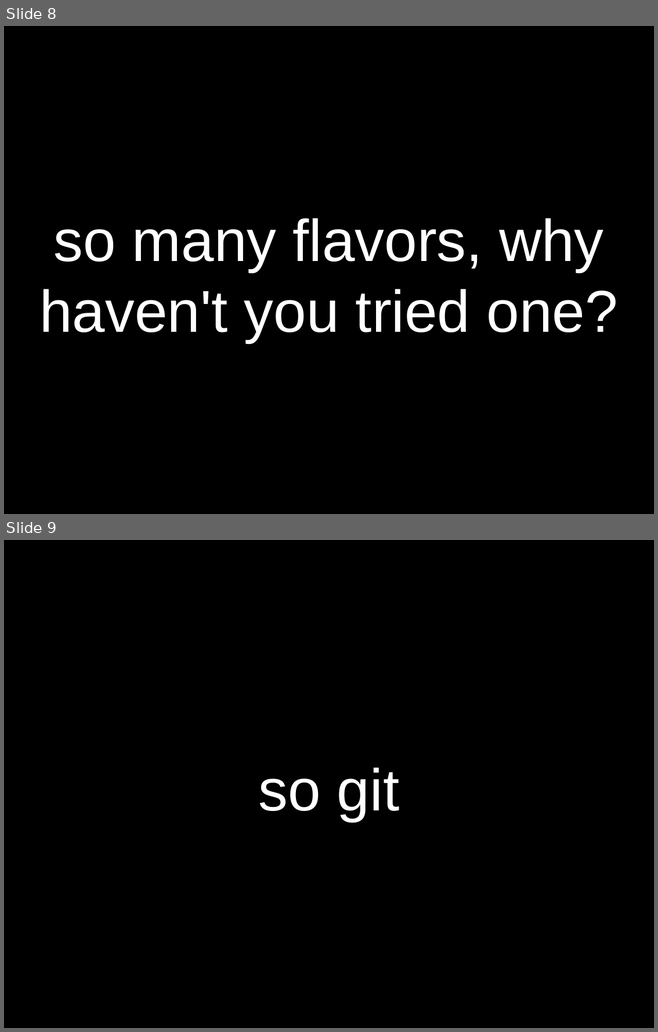
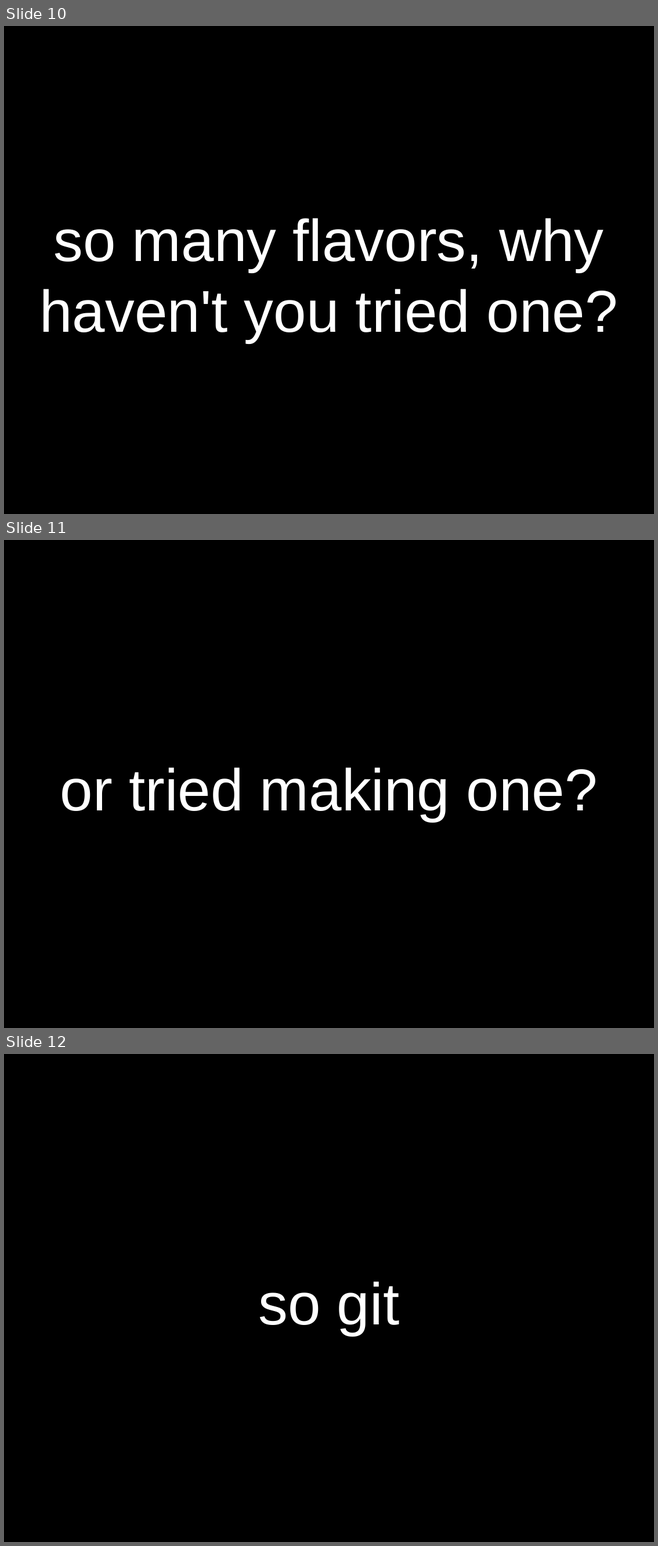
Before and after one commit to sneakin/git-presentation, a slide deck: slides.odp. Shown one above the other, each under a label of ours: slides 8 and 9 before the commit, slides 10, 11 and 12 after it. The pictures are 658x1032 and 658x1546 pixels, drawn with LibreOffice and Linux fonts; fonts in the diff are those of the drawing. Boxes give left, top, right and bottom in pixels: in the first picture for what was removed or moved away, otherwise in the second. Text is boxed around its words. In the diff, an @@ line names an element or a change of style, - is before the commit and + after.

```diff
--- a/slides.odp
+++ b/slides.odp
@@ slide 11 added at box(4, 540, 654, 1028), background #000000 @@
@@ title added at box(60, 767, 597, 821), 72 pt, text #FFFFFF @@
+or tried making one?
@@ what was slide 8 is now slide 10 @@
@@ what was slide 9 is now slide 12 @@
```
Also in this commit, not shown: 1 slide changed, 7 other slides added, 1 slide removed.
